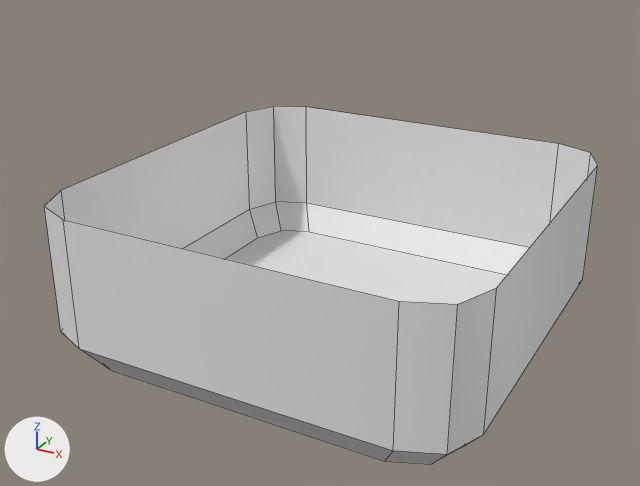
The FBX model Project Motherbrain/Assets/Models/OuterRoom.fbx: old version first, new version second.
Before and after are seen from a 50 mm lens placed at (16.7, -32.1, 15.9), pointed at (-0.4, -1.0, 0.4). Arrows for +X, +Y and +Z are at lower left; the lights stay in place. Mesh edges are drawn as thin lines. Where no turn or scale is listed for an object, it has been applied to the vertices.

The first picture shows 'OuterRoom'.
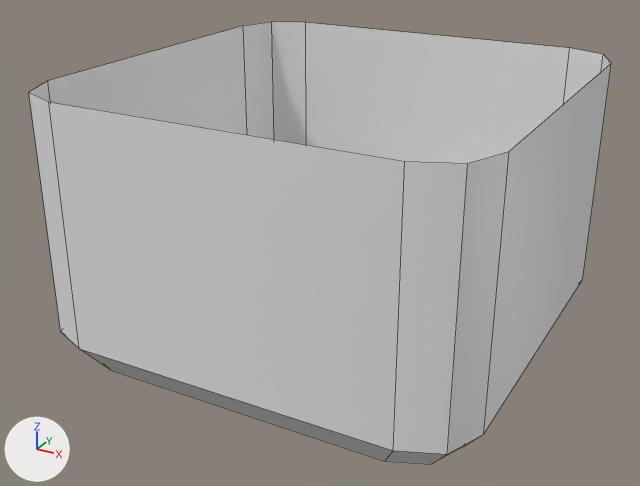
Boxes (x1, y1, x2, y2) around the edits, measured in the pictures (640 x 486 px; the box of a moved part takes in the faces that stretch with it):
```json
{"object": "OuterRoom", "change": "reshaped", "before": [44, 106, 598, 464], "after": [29, 22, 611, 464], "on screen": "23% taller"}
{"part": 1, "of": "me_outerroom", "change": "moved or reshaped", "before": [44, 106, 598, 308], "after": [29, 22, 611, 308]}
```

Edits to the scene script, one JSON object a line:
```json
{"block": "me_outerroom", "where": "me_outerroom.from_pydata(...)  # 36 vertices, 25 faces; spans x -9.3..9.3, y -9.3..9.3, z 0.0..7.0"}
{"block": "me_outerroom", "where": "# used by ob_outerroom; location = (0.0, 0.0, -3.82)"}
{"block": "me_outerroom", "change": "me_outerroom part 1: all 12 vertices in x -9.3..9.3, y -9.3..9.3, z 7.0 are moved by (0.0, 0.0, 4.6)"}
```
